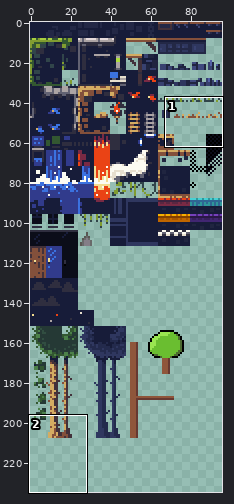
One commit to this sprite sheet: dingo25/sprites/Cavernas_by_Adam_Saltsman.png. The picture above shows the old version from afar; the outline marks the close-up.
Close-up. Before the edit:
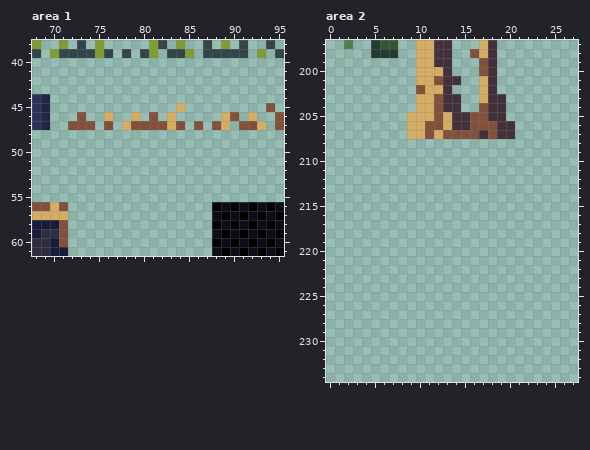
The file is 96x256 pixels. Colours within 5 levels of each other are drawn and written as one. Shown: area 1: x 68..95, y 38..61; area 2: x 0..27, y 197..234. The wide view leaves out empty margins.
The same view after the edit:
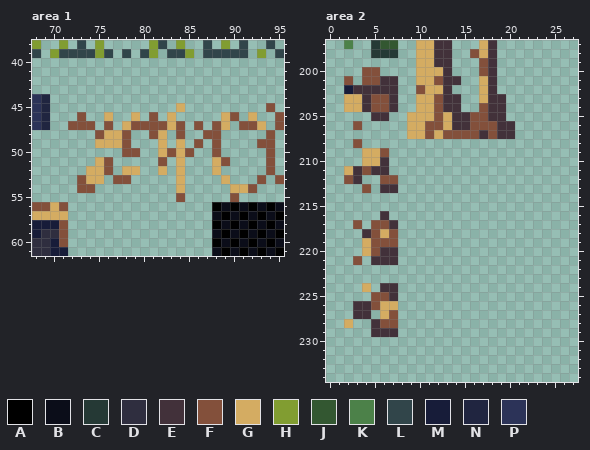
Palette (. is transparent): A #000000  B #0b0d19  C #253935  D #2f2e3f  E #42313a  F #83503b  G #d4ac62  H #819d31  J #335731  K #4c8149  L #31454a  M #171c39  N #202540  P #2c3358
The exact change:
Area 1:
Colour F now appears in row 48 at x 75, 78, 81, 84, 87 to 88 and 94; in row 49 at x 78, 86, 88 and 93 to 94; in row 50 at x 78 to 79, 83, 85, 88 and 94; in row 51 at x 76, 82, 89 and 94; in row 52 at x 76 and 94; in row 53 at x 73, 77 to 78, 93 and 95.
Colour F now appears in row 54 at x 73 to 74 and 92; in row 55 at x 84 and 90.
Colour G now appears in row 48 at x 76 to 77 and 82; in row 49 at x 75 to 77, 82 and 84; in row 50 at x 82 and 84; in row 51 at x 75, 84 and 88; in row 52 at x 74 to 75, 78 to 79, 82, 84 and 88; in row 53 at x 74 to 75, 84 and 89.
Colour G now appears in row 54 at x 84 and 90 to 91.
Area 2:
Colour E now appears in row 201 at x 6 to 7; in row 202 at x 3 to 7; in rows 203 to 204 at x 4 and 7; in row 205 at x 5 to 6; in row 210 at x 6; in row 211 at x 3 and 5 to 6.
Colour E now appears in row 212 at x 3; in row 213 at x 6 to 7; in row 216 at x 6; in row 217 at x 7; in row 218 at x 4; in row 220 at x 6 to 7.
Colour E now appears in row 221 at x 5 to 7; in row 224 at x 6 to 7; in row 225 at x 7; in rows 226 to 227 at x 3 to 4; in row 228 at x 5; in row 229 at x 5 to 7.
Colour F now appears in row 200 at x 4 to 5; in row 201 at x 2 and 4 to 5; in rows 203 to 204 at x 5 to 6; in row 206 at x 3; in row 208 at x 3; in row 209 at x 6.
Colour F now appears in row 211 at x 4; in row 212 at x 2 and 6 to 7; in row 213 at x 4; in row 217 at x 3 and 5 to 6; in row 218 at x 5 and 7; in row 219 at x 5 to 7.
Colour F now appears in row 220 at x 5; in row 221 at x 3; in row 225 at x 5 to 6; in row 226 at x 5; in row 227 at x 7; in row 228 at x 6 to 7.
Colour G now appears in rows 203 to 204 at x 2 to 3; in rows 209 to 210 at x 4 to 5; in row 211 at x 2; in row 218 at x 6; in rows 219 to 220 at x 4; in row 224 at x 4.
Colour G now appears in row 226 at x 6 to 7; in row 227 at x 6; in row 228 at x 2.
Colour M now appears in row 202 at x 2.
